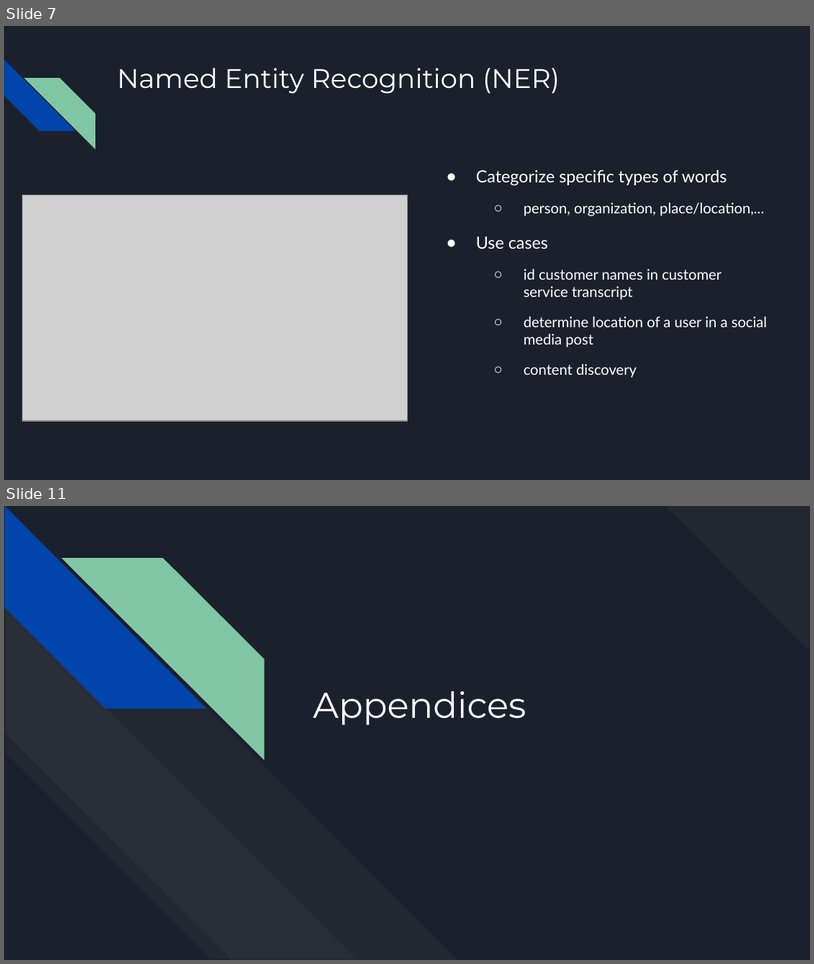
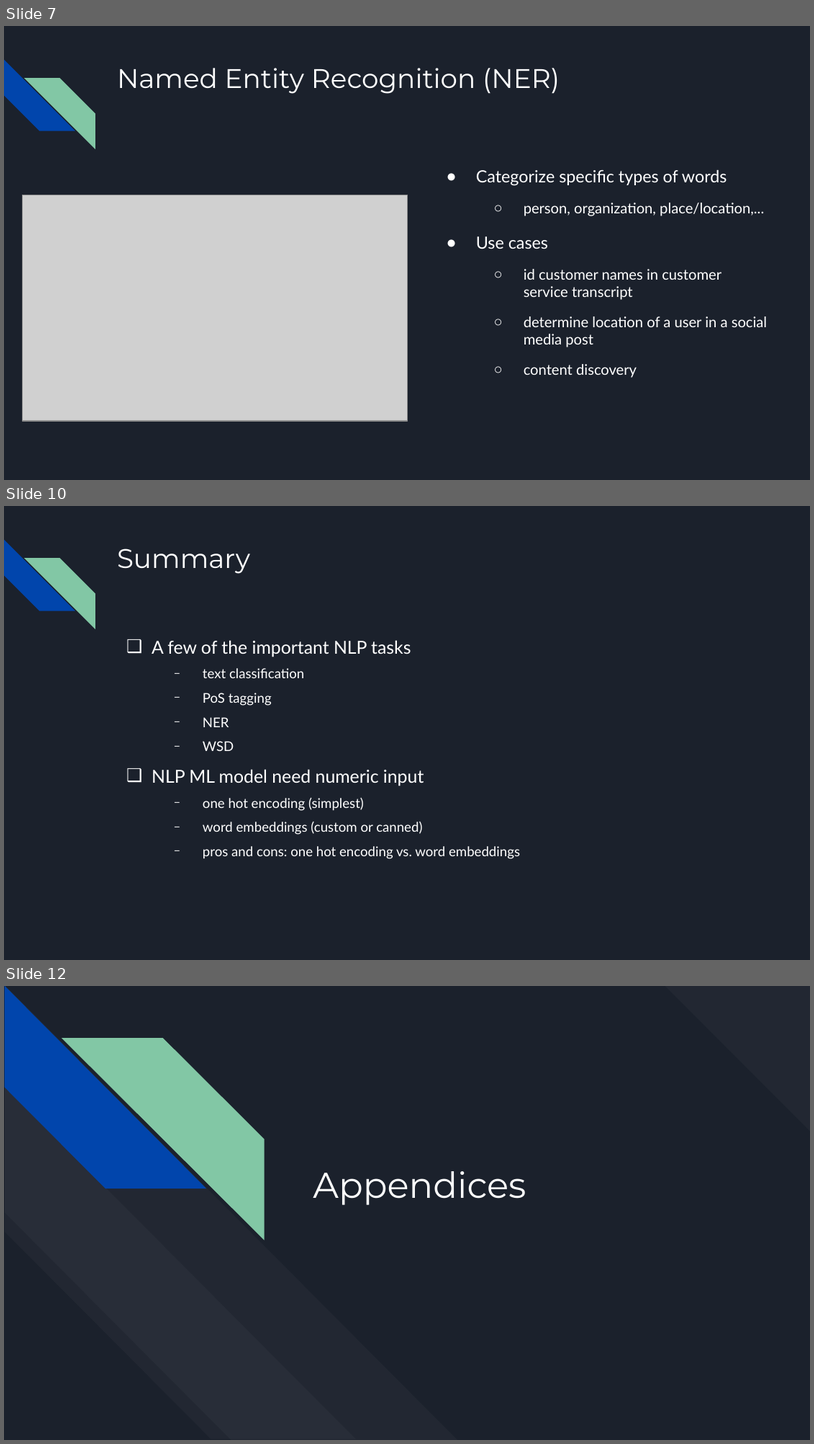
Before and after one commit to MichaelSzczepaniak/WordEmbeddings, a slide deck: word_embeddings_30min.odp. Shown one above the other, each under a label of ours: slides 7 and 11 before the commit, slides 7, 10 and 12 after it; the slides between them are not shown. The pictures are 814x964 and 814x1444 pixels, drawn with LibreOffice and Linux fonts; fonts in the diff are those of the drawing; grey boxes stand for pictures. Boxes give left, top, right and bottom in pixels: in the first picture for what was removed or moved away, otherwise in the second. Text is boxed around its words. In the diff, an @@ line names an element or a change of style, - is before the commit and + after.

```diff
--- a/word_embeddings_30min.odp
+++ b/word_embeddings_30min.odp
@@ slide 10 added at box(4, 506, 810, 960), background #1B212C; not listed: 2 template elements that a slide beside it also shows @@
@@ title added at box(117, 548, 250, 574), 24 pt, text #FFFFFF @@
+Summary
@@ text added at box(152, 640, 520, 859), 12 pt, text #FFFFFF @@
+❑ A few of the important NLP tasks
+  − text classification
+  − PoS tagging
+  − NER
+  − WSD
+❑ NLP ML model need numeric input
+  − one hot encoding (simplest)
+  − word embeddings (custom or canned)
+  − pros and cons: one hot encoding vs. word embeddings
@@ what was slide 11 is now slide 12 @@
```
Also in this commit, not shown: 2 slides changed, 3 other slides added, 3 slides removed.
